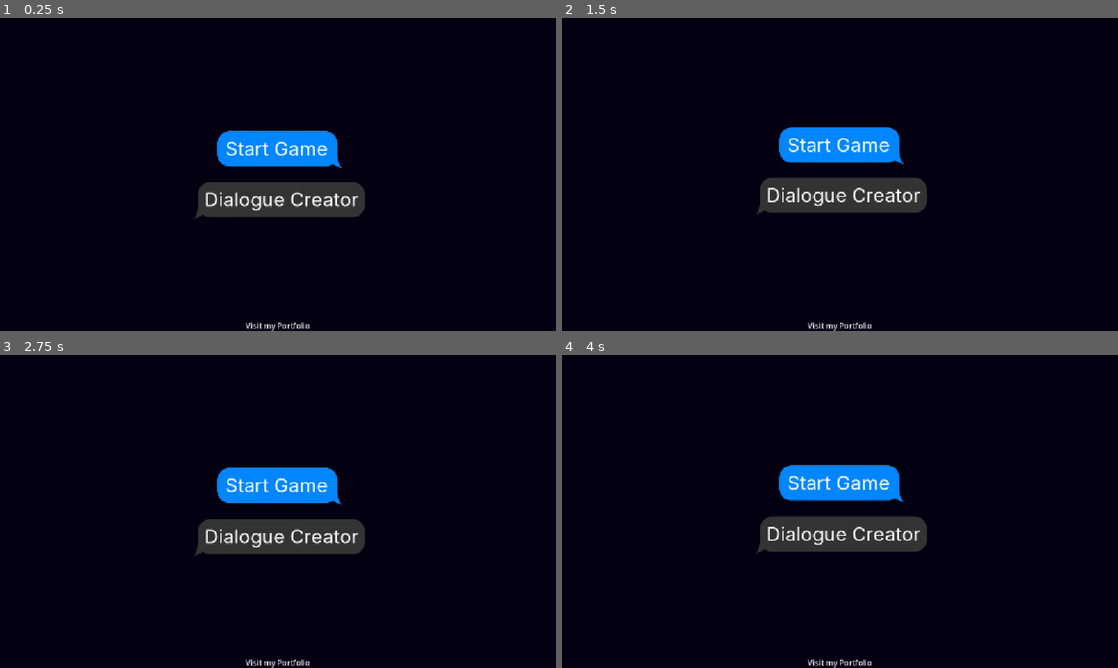
Above: before the commit, frames 1-4 (two rows, left to right).
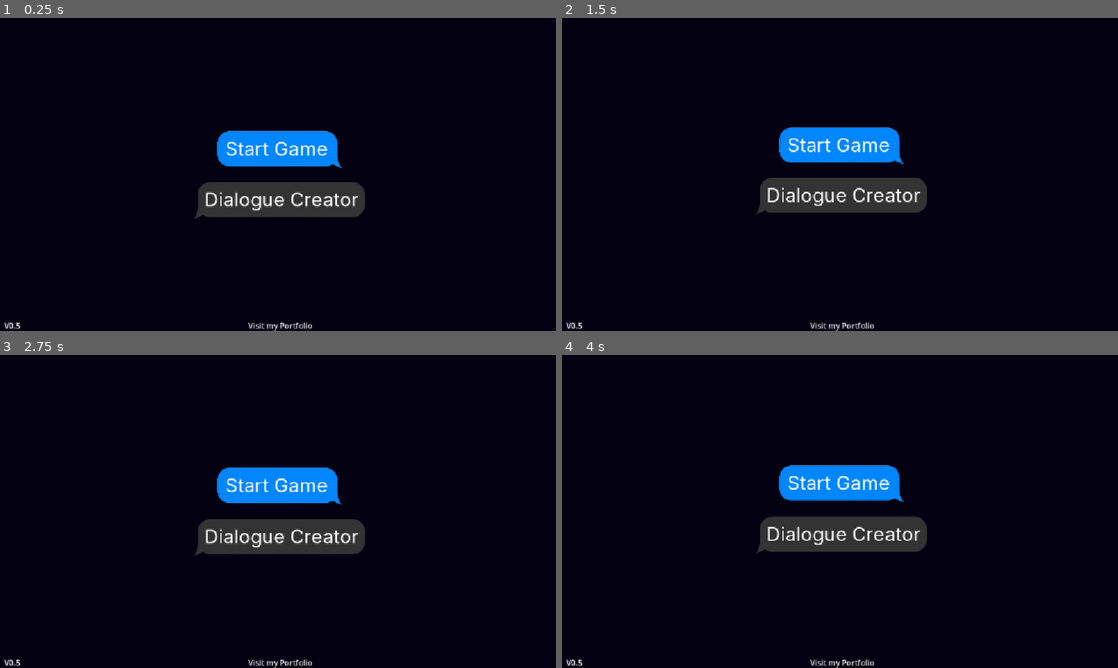
Above: after the commit, the same moments.

Repository: josephsmithberger/copy-paste-interrogate
Game: Godot game, scene res://scenes/title_screen.tscn
Same seed, same stepped clock (60 frames per second), same inputs: the game is played once before the commit and once after it.
Inputs (mouse positions are in pixels of both pictures, inside the frame that each line leads up to):
- Up to frame 1 (0.25 s): no input
- Up to frame 2 (1.5 s): move the mouse to (962, 158) at 0.52 s; click (962, 158) at 0.67 s; drag from (728, 190) to (812, 237) at 1.27 s
- Up to frame 3 (2.75 s): move the mouse to (333, 442) at 2.02 s; click (333, 442) at 2.17 s
- Up to frame 4 (4 s): drag from (812, 574) to (673, 464) at 2.77 s; move the mouse to (1006, 558) at 3.52 s; click (1006, 558) at 3.67 s

The runs differ from the first frame. In frame 1, 0.2% of the frame differs, in the area x 0-57%, y 97-100%; in frame 2, 0.2%; in frame 3, 0.2%; in frame 4, 0.2%.

Commit message:
mobile fix

Diff:
--- a/scenes/title_screen.tscn
+++ b/scenes/title_screen.tscn
@@ -92,7 +92,11 @@
 anchor_bottom = 1.0
 grow_horizontal = 2
 grow_vertical = 0
-alignment = 1
+
+[node name="Label" type="Label" parent="HBoxContainer"]
+custom_minimum_size = Vector2(510, 0)
+layout_mode = 2
+text = "  V0.5"
 
 [node name="LinkButton" type="LinkButton" parent="HBoxContainer"]
 layout_mode = 2
--- a/scripts/contact_card.gd
+++ b/scripts/contact_card.gd
@@ -80,6 +80,11 @@
 	if event is InputEventMouseButton:
 		if event.button_index == MOUSE_BUTTON_LEFT and event.pressed:
 			contact_selected.emit(chat_json_path)
+			accept_event()
+	elif event is InputEventScreenTouch:
+		if event.pressed:
+			contact_selected.emit(chat_json_path)
+			accept_event()
 
 func unread_message():
 	$HBoxContainer/notification.show()
--- a/scripts/ui/bouncy_scroll_container.gd
+++ b/scripts/ui/bouncy_scroll_container.gd
@@ -116,6 +116,15 @@
 				accept_event()
 	elif event is InputEventScreenTouch:
 		var touch := event as InputEventScreenTouch
+		# Don't consume the touch if it's on a clickable child control
+		var local_pos := touch.position
+		for child in get_children():
+			if child is Control:
+				var child_control := child as Control
+				if child_control.get_rect().has_point(local_pos):
+					# Let child controls handle the touch
+					if _has_clickable_at_position(child_control, local_pos):
+						return
 		if touch.pressed:
 			_start_drag(touch.position)
 		else:
@@ -392,3 +401,26 @@
 	var excess := magnitude - cap
 	var softened := cap + (excess / (1.0 + excess * 1.4))
 	return signf(value) * minf(softened, limit)
+
+func _has_clickable_at_position(control: Control, pos: Vector2) -> bool:
+	# Recursively check if there's a clickable control at the given position
+	if not control.visible or control.mouse_filter == Control.MOUSE_FILTER_IGNORE:
+		return false
+
+	# Check if this control can receive input
+	if control.mouse_filter == Control.MOUSE_FILTER_STOP:
+		# Check if position is within this control's bounds
+		var local_pos := control.get_local_mouse_position()
+		if Rect2(Vector2.ZERO, control.size).has_point(local_pos):
+			return true
+
+	# Check children recursively
+	for child in control.get_children():
+		if child is Control:
+			var child_control := child as Control
+			var child_rect := Rect2(child_control.position, child_control.size)
+			if child_rect.has_point(pos - control.position):
+				if _has_clickable_at_position(child_control, pos - control.position):
+					return true
+
+	return false
